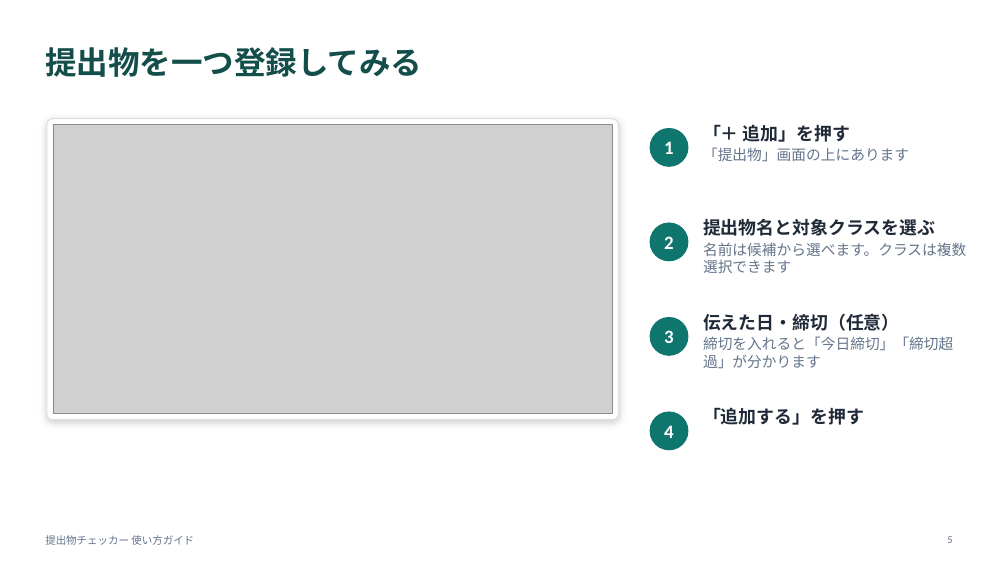
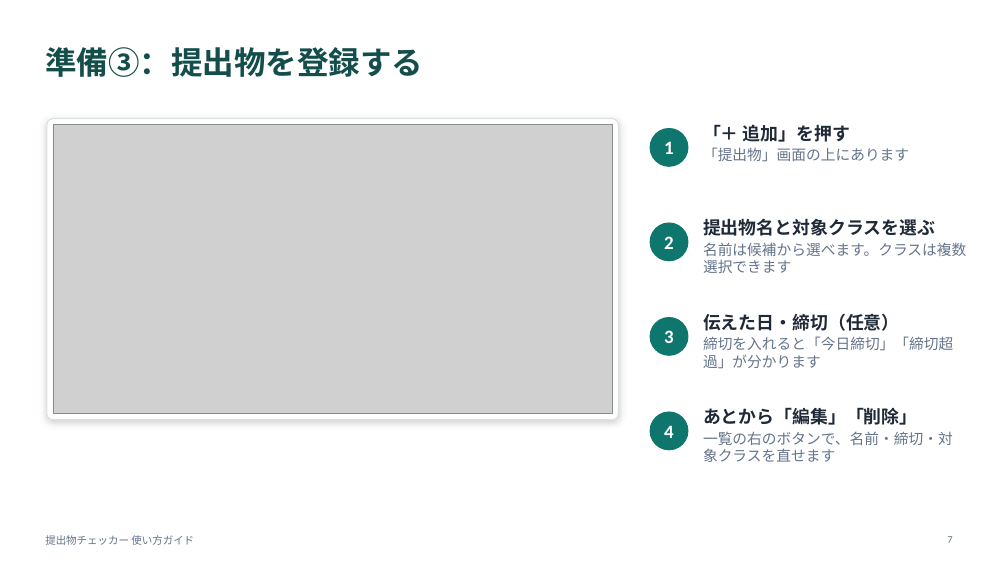
Before and after one commit to daharakazu-glitch/homework-checker, a slide deck: slide 7 of docs/提出物チェッカー_使い方ガイド.pptx (slide 5 before the commit). Drawn at 1008x567 pixels with LibreOffice and Linux fonts; fonts in the diff are those of the drawing; grey boxes stand for pictures. Boxes give left, top, right and bottom in pixels: in the first picture for what was removed or moved away, otherwise in the second. Text is boxed around its words. In the diff, an @@ line names an element or a change of style, - is before the commit and + after.

```diff
--- a/docs/提出物チェッカー_使い方ガイド.pptx
+++ b/docs/提出物チェッカー_使い方ガイド.pptx
@@ title at (45,47,423,77): text changed @@
-提出物を一つ登録してみる
+準備③：提出物を登録する
@@ text at (703,407,953,462): text changed; size 17 to 14 pt; text colour #1F2937 to #64748B; bold off @@
-「追加する」を押す
+あとから「編集」「削除」
+一覧の右のボタンで、名前・締切・対象クラスを直せます
```
Also in this commit, not shown: 11 other slides changed, 8 slides added, 1 slide removed.
